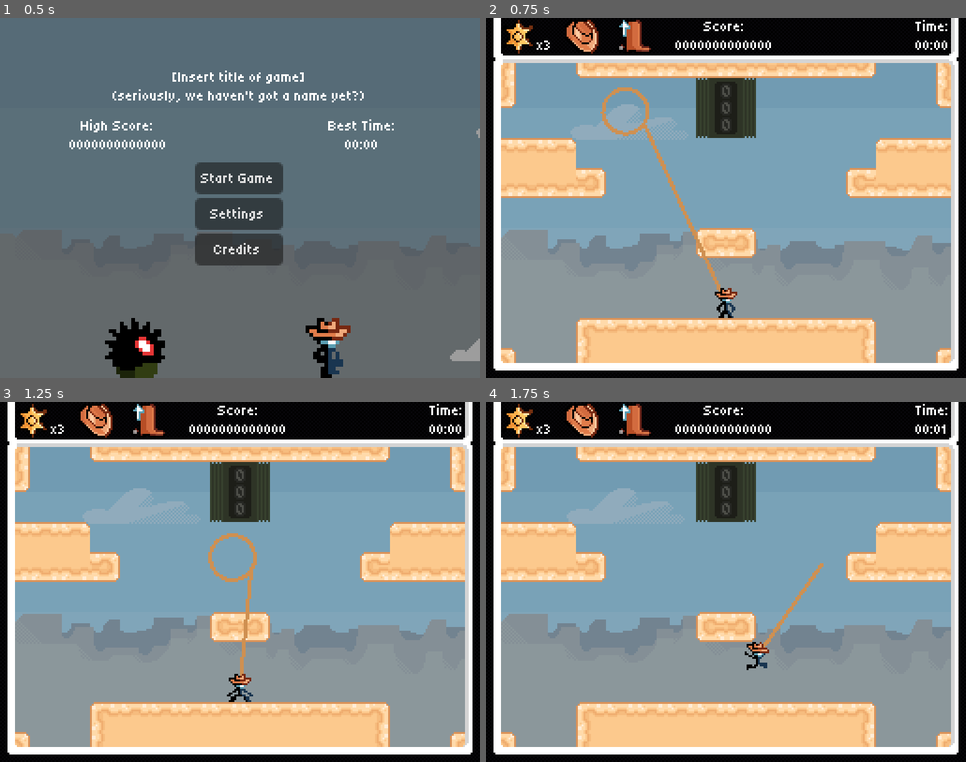
Above: before the commit, frames 1-4 (two rows, left to right).
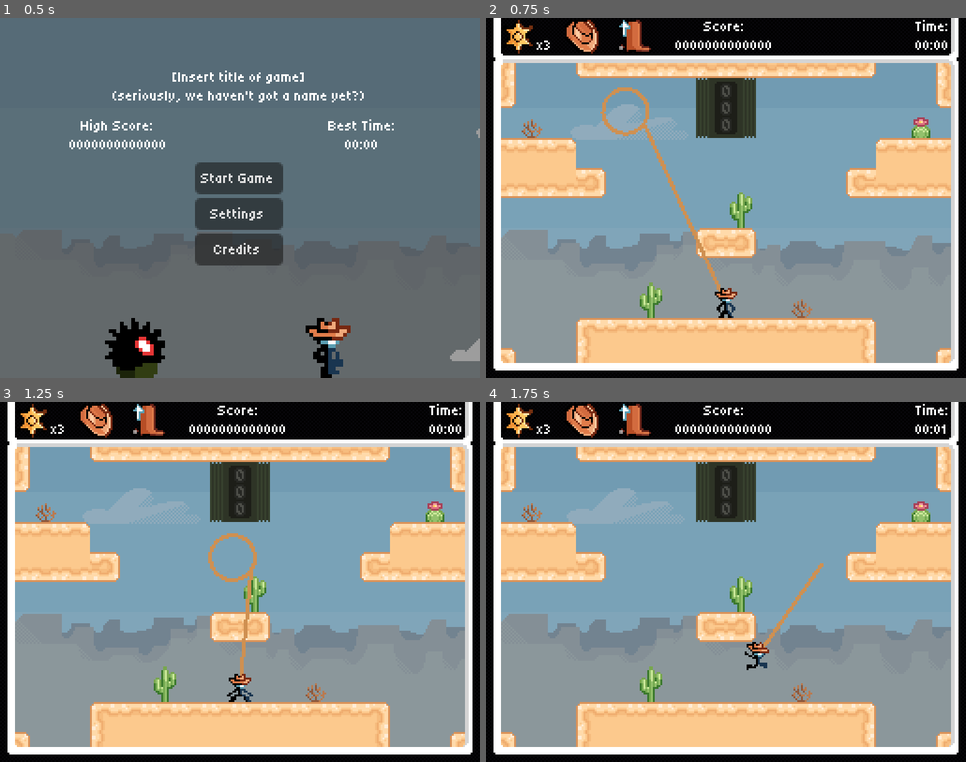
Above: after the commit, the same moments.

Repository: Jcodefox/GMTK-2025
Game: Godot game, scene res://scenes/topscenes/title_topscene.tscn
Same seed, same stepped clock (60 frames per second), same inputs: the game is played once before the commit and once after it.
Inputs (mouse positions are in pixels of both pictures, inside the frame that each line leads up to):
- Up to frame 1 (0.5 s): no input
- Up to frame 2 (0.75 s): click "Start Game" at 0.5 s
- Up to frame 3 (1.25 s): no input
- Up to frame 4 (1.75 s): move the mouse to (831, 564) at 1.27 s; press the mouse at (831, 564) at 1.28 s; hold D (move_right) from 1.28 s (still down); tap Space (move_jump) at 1.52 s

Frame 1 is identical in both runs. In frame 2, 0.9% of the frame differs, in the area x 7-93%, y 27-84%; in frame 3, 0.9%; in frame 4, 0.9%.

Commit message:
Do more decoration

Diff:
--- a/assets/art/terrain/main_tile_set.tres
+++ b/assets/art/terrain/main_tile_set.tres
@@ -1,6 +1,20 @@
-[gd_resource type="TileSet" load_steps=3 format=3 uid="uid://cl63qdxuqflth"]
+[gd_resource type="TileSet" load_steps=5 format=3 uid="uid://cl63qdxuqflth"]
 
+[ext_resource type="Texture2D" uid="uid://c5qnmwph52ww0" path="res://assets/art/terrain/bush_and_cacti_tileset.png" id="1_o4wiw"]
 [ext_resource type="Texture2D" uid="uid://df5f361u1iekb" path="res://assets/art/terrain/tileset_combined.png" id="1_u87db"]
+
+[sub_resource type="TileSetAtlasSource" id="TileSetAtlasSource_08v73"]
+texture = ExtResource("1_o4wiw")
+texture_region_size = Vector2i(16, 19)
+0:0/0 = 0
+0:0/0/texture_origin = Vector2i(0, 1)
+1:0/0 = 0
+1:0/0/texture_origin = Vector2i(0, 1)
+2:0/0 = 0
+2:0/0/texture_origin = Vector2i(0, 1)
+0:1/0 = 0
+1:1/0 = 0
+2:1/0 = 0
 
 [sub_resource type="TileSetAtlasSource" id="TileSetAtlasSource_u87db"]
 texture = ExtResource("1_u87db")
@@ -149,4 +163,5 @@
 terrain_set_0/terrain_0/name = "sand"
 terrain_set_0/terrain_0/color = Color(0.5, 0.34375, 0.25, 1)
 sources/2 = SubResource("TileSetAtlasSource_u87db")
+sources/0 = SubResource("TileSetAtlasSource_08v73")
 tile_proxies/coords_level = [[0, Vector2i(0, 0)], [2, Vector2i(0, 0)], [0, Vector2i(1, 0)], [2, Vector2i(1, 0)], [0, Ve …(1750 unchanged characters)…
--- a/scenes/topscenes/gameplay_topscene.tscn
+++ b/scenes/topscenes/gameplay_topscene.tscn
@@ -69,7 +69,7 @@
 visible = false
 
 [node name="TileMapLayer" type="TileMapLayer" parent="."]
-tile_map_data = PackedByteArray("AAAAAAsAAgAFAAAAAAADAAoAAgA …(832 unchanged characters)… LAAAAAAAAAAIAAgAFAAAAAQAPAAIAAgABAAAAAQA=")
+tile_map_data = PackedByteArray("AAAAAAsAAgAFAAAAAAADAAoAAgA …(832 unchanged characters)… LAAAAAAAAAAIAAgAFAAAAAQAPAAIAAgABAAAAAQAFAAkAAAAAAAAAAAAOAAMAAAABAAAAAAAKAAkAAAACAAAAAAABAAMAAAACAAAAAAAIAAYAAAAAAAAAAAA=")
 tile_set = ExtResource("3_u55sw")
 
 [node name="Enemies" type="Node2D" parent="."]
Renamed: assets/art/player/bush_and_cacti_tileset.png -> assets/art/terrain/bush_and_cacti_tileset.png
Not shown, changed: assets/art/terrain/bush_and_cacti_tileset.png.import
